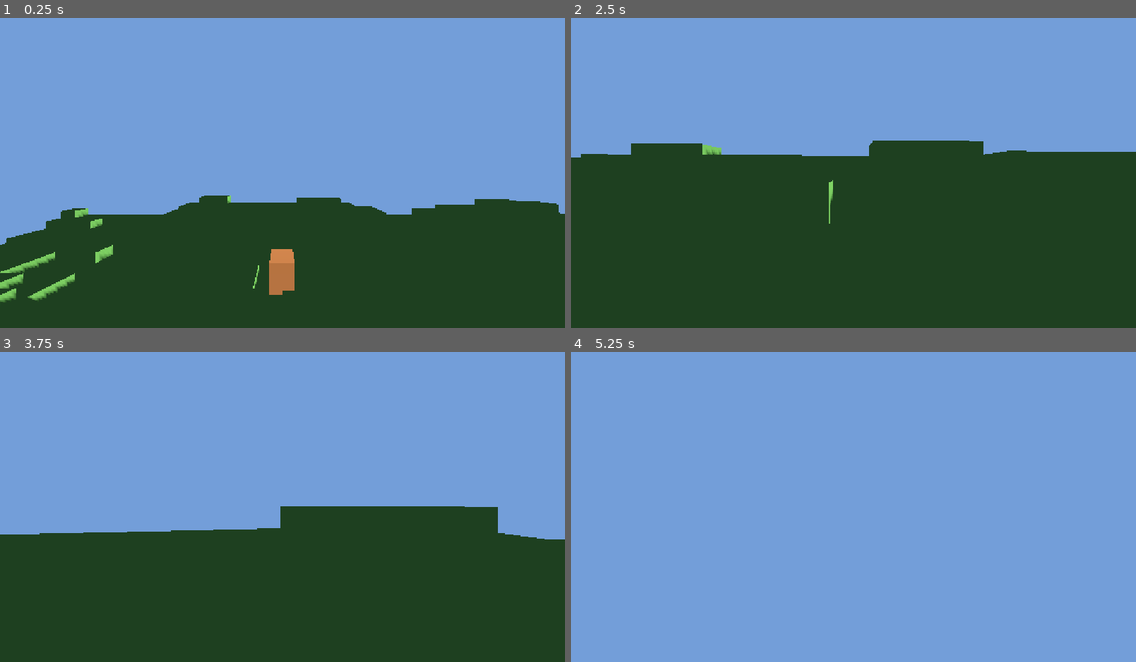
Above: before the commit, frames 1-4 (two rows, left to right).
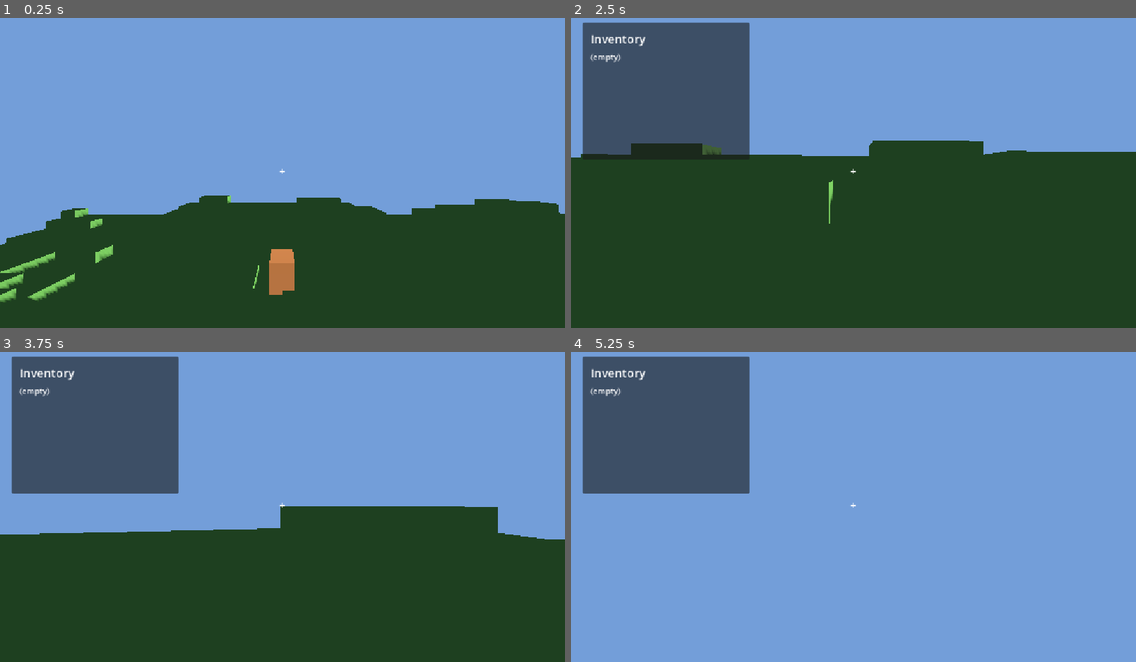
Above: after the commit, the same moments.

Repository: Tubaleviao/project-nihon
Game: Godot game, scene res://Main.tscn
Two runs of this game, one before a commit and one after it. Both use one fixed random seed, a clock stepped at 60 frames per second and the inputs below.
Inputs (mouse positions are in pixels of both pictures, inside the frame that each line leads up to):
- Up to frame 1 (0.25 s): no input
- Up to frame 2 (2.5 s): tap Enter (ui_accept) at 0.5, 0.77, 1.52 s; move the mouse to (881, 166) at 0.52 s; hold W from 0.53 s (still down); tap I at 0.6, 1.35, 2.3 s; click (881, 166) at 0.67 s; move the mouse to (825, 169) at 1.27 s; click (825, 169) at 1.42 s; move the mouse to (864, 163) at 2.02 s; tap F at 2.1 s; click (864, 163) at 2.17 s
- Up to frame 3 (3.75 s): keep holding W; tap Enter (ui_accept) at 2.75, 3.02 s; move the mouse to (276, 507) at 2.77 s; tap I at 2.85, 3.6 s; click (276, 507) at 2.92 s; move the mouse to (322, 507) at 3.52 s; click (322, 507) at 3.67 s
- Up to frame 4 (5.25 s): keep holding W; tap Enter (ui_accept) at 3.77, 4.52, 5 s; move the mouse to (808, 500) at 4.27 s; tap F at 4.35 s; click (808, 500) at 4.42 s; tap I at 4.55, 5.1 s; move the mouse to (859, 503) at 5.02 s; click (859, 503) at 5.17 s

The runs differ from the first frame. In frame 1, less than 0.1% of the frame differs, in the area x 49-51%, y 48-51%; in frame 2, 12%; in frame 3, 13%, in the area x 2-51%, y 1-51%; in frame 4, 13%.

Commit message:
feat(slices): aim-to-pick loot with item name HUD and inventory window (I)

Diff:
--- a/src/core/bus.gd
+++ b/src/core/bus.gd
@@ -97,6 +97,10 @@
 ## Emitted by LootSlice when a pickup despawns without being collected.
 signal loot_expired(pickup_id: String)
 
+## Request to pick up a world pickup (emitted by PlayerSlice when the player
+## aims at a pickup and clicks). Carries the LootSlice pickup id.
+signal pickup_requested(pickup_id: String)
+
 # ---------------------------------------------------------------------------
 # Inventory
 # ---------------------------------------------------------------------------
--- a/src/inventory/inventory_slice.gd
+++ b/src/inventory/inventory_slice.gd
@@ -2,11 +2,11 @@
 ## Inventory slice — collects nearby loot pickups and tracks carried items.
 ##
 ## Plug contract (GameBus signals consumed / emitted):
-##   IN  : player_state_changed(payload)          — used for player position
+##   IN  : pickup_requested(pickup_id)            — player aims at a pickup and clicks
 ##   OUT : item_picked_up(item_id, quantity)
 ##         inventory_full()
-## Pickups are auto-collected by polling loot_slice.get_pickups_near() every
-## physics tick (within PICKUP_RADIUS) rather than listening to loot_dropped.
+## Pickups are collected on demand: PlayerSlice raycasts for the aimed pickup and
+## emits pickup_requested; this slice resolves the item via loot_slice and adds it.
 ##
 ## Public API:
 ##   get_contents()                   -> Dictionary  { item_id: quantity }
@@ -19,7 +19,6 @@
 ## the fabric-documented defaults (30 slots, 50 kg) as compile-time constants.
 const MAX_SLOTS    := 30      # PlayerCharacter.maxSlots defaultValue in fabric
 const MAX_WEIGHT   := 50.0   # PlayerCharacter.maxWeightKg defaultValue in fabric
-const PICKUP_RADIUS := 2.0   # metres — auto-collect within this range
 
 ## Weights for raw creature drops that are not fabric items (no .tres resource).
 ## Values are authoritative design decisions; any change starts in this table.
@@ -59,15 +58,17 @@
 var _current_weight: float = 0.0
 var _is_full: bool = false
 
-## Player's last known world position — updated by player_state_changed.
-var _player_pos: Vector3 = Vector3.ZERO
-
 ## Reference to LootSlice, set by game_root at startup.
 var loot_slice: Node = null
 
+## Inventory UI (toggled with "I").
+var _ui_layer: CanvasLayer = null
+var _items_label: Label = null
+
 func _ready() -> void:
 	_build_weight_cache()
-	GameBus.player_state_changed.connect(_on_player_state_changed)
+	GameBus.pickup_requested.connect(_on_pickup_requested)
+	_build_inventory_ui()
 
 func get_contents() -> Dictionary:
 	return _contents.duplicate()
@@ -90,21 +91,24 @@
 	else:
 		_contents[item_id] = have - quantity
 	_is_full = false
+	_refresh_inventory_ui()
 	return true
 
 # ---------------------------------------------------------------------------
 # Private
 # ---------------------------------------------------------------------------
 
-func _on_player_state_changed(payload: Dictionary) -> void:
-	_player_pos = payload.get("position", _player_pos)
-
-func _physics_process(_delta: float) -> void:
-	if loot_slice == null or _is_full:
-		return
-	# Auto-collect any pickup the player has walked within range of.
-	for p in loot_slice.get_pickups_near(_player_pos, PICKUP_RADIUS):
-		_try_pickup(p["id"], p["item_id"], p["quantity"])
+func _input(event: InputEvent) -> void:
+	if event is InputEventKey and event.pressed and event.keycode == KEY_I:
+		_toggle_inventory()
+
+func _on_pickup_requested(pickup_id: String) -> void:
+	if loot_slice == null:
+		return
+	var p: Dictionary = loot_slice.get_pickup(pickup_id)
+	if p.is_empty():
+		return
+	_try_pickup(pickup_id, p["item_id"], p["quantity"])
 
 func _try_pickup(pickup_id: String, item_id: String, quantity: int) -> void:
 	if _is_full:
@@ -142,6 +146,7 @@
 	GameBus.item_picked_up.emit(item_id, quantity)
 	print("InventorySlice: picked up %s ×%d  (%.1f/%.1f kg  %d/%d slots)" % [
 		item_id, quantity, _current_weight, MAX_WEIGHT, _contents.size(), MAX_SLOTS])
+	_refresh_inventory_ui()
 
 	# Re-check full state after pickup.
 	if _contents.size() >= MAX_SLOTS or _current_weight >= MAX_WEIGHT:
@@ -162,3 +167,60 @@
 
 func _item_weight(item_id: String) -> float:
 	return _item_weight_cache.get(item_id, DEFAULT_WEIGHT)
+
+# ---------------------------------------------------------------------------
+# Inventory UI
+# ---------------------------------------------------------------------------
+
+func _build_inventory_ui() -> void:
+	_ui_layer = CanvasLayer.new()
+	_ui_layer.name = "InventoryUI"
+	_ui_layer.layer = 20
+	_ui_layer.visible = false
+
+	var panel := PanelContainer.new()
+	panel.position = Vector2(24, 24)
+	panel.custom_minimum_size = Vector2(340, 280)
+	_ui_layer.add_child(panel)
+
+	var margin := MarginContainer.new()
+	margin.add_theme_constant_override("margin_left", 16)
+	margin.add_theme_constant_override("margin_right", 16)
+	margin.add_theme_constant_override("margin_top", 16)
+	margin.add_theme_constant_override("margin_bottom", 16)
+	panel.add_child(margin)
+
+	var vbox := VBoxContainer.new()
+	vbox.add_theme_constant_override("separation", 8)
+	margin.add_child(vbox)
+
+	var title := Label.new()
+	title.text = "Inventory"
+	title.add_theme_font_size_override("font_size", 24)
+	vbox.add_child(title)
+
+	_items_label = Label.new()
+	_items_label.add_theme_font_size_override("font_size", 16)
+	vbox.add_child(_items_label)
+
+	add_child(_ui_layer)
+	_refresh_inventory_ui()
+
+func _toggle_inventory() -> void:
+	if _ui_layer == null:
+		return
+	_refresh_inventory_ui()
+	_ui_layer.visible = not _ui_layer.visible
+
+func _refresh_inventory_ui() -> void:
+	if _items_label == null:
+		return
+	if _contents.is_empty():
+		_items_label.text = "(empty)"
+		return
+	var keys: Array = _contents.keys()
+	keys.sort()
+	var lines: Array = []
+	for item_id in keys:
+		lines.append("%s ×%d" % [item_id, _contents[item_id]])
+	_items_label.text = "\n".join(lines)
--- a/src/loot/loot_slice.gd
+++ b/src/loot/loot_slice.gd
@@ -18,6 +18,10 @@
 ## DESPAWN_SECONDS matches LootTable.despawnSeconds defaultValue in the fabric
 ## (fabric/gameplay/loot.js). If the fabric value changes, update this constant.
 const DESPAWN_SECONDS := 120.0  # LootTable.despawnSeconds defaultValue
+
+## Physics layer for pickup bodies (layer 3 / bit 2). PlayerSlice aims with a
+## ray whose collision mask targets this layer.
+const PICKUP_COLLISION_LAYER := 4
 
 ## Loot tables keyed by creature entity id (matches GameData.CREATURES keys).
 const LOOT_TABLES: Dictionary = {
@@ -100,6 +104,12 @@
 	if p.has("body") and p["body"] != null:
 		p["body"].queue_free()
 	return p
+
+## Return the pickup record for an id without consuming it (empty dict if unknown).
+func get_pickup(pickup_id: String) -> Dictionary:
+	if not _pickups.has(pickup_id):
+		return {}
+	return _pickups[pickup_id]
 
 # ---------------------------------------------------------------------------
 # Private
@@ -126,7 +136,7 @@
 			var pid := "pickup_%d" % _next_id
 			_next_id += 1
 			# Build a visible body so the item actually appears on the ground.
-			var body := _make_pickup_visual(entry["item_id"], position)
+			var body := _make_pickup_visual(pid, entry["item_id"], position)
 			add_child(body)
 			_pickups[pid] = {
 				"item_id":    entry["item_id"],
@@ -158,7 +168,7 @@
 # ---------------------------------------------------------------------------
 
 ## Build a small coloured box so a dropped item is visible in the world.
-func _make_pickup_visual(item_id: String, pos: Vector3) -> Node3D:
+func _make_pickup_visual(pid: String, item_id: String, pos: Vector3) -> Node3D:
 	var node := Node3D.new()
 	node.name = "Pickup_%s" % item_id
 	node.position = pos
@@ -175,6 +185,21 @@
 	mesh.material_override = mat
 
 	node.add_child(mesh)
+
+	# Collision body so the player's aim ray can detect this pickup.
+	var col_body := StaticBody3D.new()
+	col_body.collision_layer = PICKUP_COLLISION_LAYER
+	col_body.collision_mask = 0
+	col_body.set_meta("pickup_id", pid)
+	col_body.set_meta("item_id", item_id)
+	var shape := CollisionShape3D.new()
+	var box_shape := BoxShape3D.new()
+	box_shape.size = Vector3(0.4, 0.4, 0.4)
+	shape.shape = box_shape
+	shape.position = Vector3(0.0, 0.2, 0.0)
+	col_body.add_child(shape)
+	node.add_child(col_body)
+
 	return node
 
 ## Deterministic per-item colour so the same item always looks the same.
--- a/src/player/player_slice.gd
+++ b/src/player/player_slice.gd
@@ -19,6 +19,8 @@
 const CAMERA_PITCH_MAX :=  80.0
 const SYNC_INTERVAL := 30     # physics ticks between network sync broadcasts
 const ATTACK_RANGE := 3.0     # metres — melee interaction radius
+const PICKUP_RANGE := 8.0     # metres — how far the player can aim-pick
+const PICKUP_COLLISION_MASK := 4   # layer 3 (bit 2) — matches loot pickup bodies
 
 const MAX_HP := 100.0
 
@@ -30,11 +32,18 @@
 var _sync_tick: int = 0
 var _alive: bool = true
 
+## Aim raycast state + HUD.
+var _hud: CanvasLayer = null
+var _aim_label: Label = null
+var _aimed_pickup_id: String = ""
+var _aimed_item_id: String = ""
+
 ## Set by game_root after all slices are instantiated.
 var creature_slice: Node = null
 
 func _ready() -> void:
 	_build_body()
+	_build_hud()
 	Input.set_mouse_mode(Input.MOUSE_MODE_CAPTURED)
 
 func _physics_process(delta: float) -> void:
@@ -45,6 +54,9 @@
 	if _sync_tick >= SYNC_INTERVAL:
 		_sync_tick = 0
 		_broadcast_state()
+
+func _process(_delta: float) -> void:
+	_update_aim()
 
 func _input(event: InputEvent) -> void:
 	if event is InputEventMouseMotion and Input.mouse_mode == Input.MOUSE_MODE_CAPTURED:
@@ -62,9 +74,13 @@
 				Input.set_mouse_mode(Input.MOUSE_MODE_VISIBLE)
 			else:
 				Input.set_mouse_mode(Input.MOUSE_MODE_CAPTURED)
-	# Left-click or F key → melee attack the nearest creature in range.
+	# Left-click: pick up an aimed item if there is one, otherwise attack.
 	if event is InputEventMouseButton and event.pressed and event.button_index == MOUSE_BUTTON_LEFT:
-		_try_attack()
+		if _aimed_pickup_id != "":
+			_try_pickup_aimed()
+		else:
+			_try_attack()
+	# F key → melee attack the nearest creature in range.
 	if event is InputEventKey and event.pressed and event.keycode == KEY_F:
 		_try_attack()
 
@@ -182,3 +198,91 @@
 	var creature_id: String = creature_slice.get_instance_creature_id(target_id)
 	print("PlayerSlice: attacking %s [%s]" % [creature_id, target_id])
 	GameBus.combat_round_requested.emit("player", target_id)
+
+# ---------------------------------------------------------------------------
+# Aim + pickup
+# ---------------------------------------------------------------------------
+
+func _build_hud() -> void:
+	_hud = CanvasLayer.new()
+	_hud.name = "HUD"
+	_hud.layer = 10
+
+	# Crosshair at screen centre (aim reference point).
+	var crosshair := Label.new()
+	crosshair.name = "Crosshair"
+	crosshair.text = "+"
+	crosshair.anchor_left = 0.5
+	crosshair.anchor_right = 0.5
+	crosshair.anchor_top = 0.5
+	crosshair.anchor_bottom = 0.5
+	crosshair.offset_left = -12.0
+	crosshair.offset_right = 12.0
+	crosshair.offset_top = -12.0
+	crosshair.offset_bottom = 12.0
+	crosshair.horizontal_alignment = HORIZONTAL_ALIGNMENT_CENTER
+	crosshair.vertical_alignment = VERTICAL_ALIGNMENT_CENTER
+	crosshair.add_theme_font_size_override("font_size", 22)
+	_hud.add_child(crosshair)
+
+	# Aimed item name (shown only when a pickup is under the crosshair).
+	var aim_label := Label.new()
+	aim_label.name = "AimLabel"
+	aim_label.anchor_left = 0.5
+	aim_label.anchor_right = 0.5
+	aim_label.anchor_top = 0.5
+	aim_label.anchor_bottom = 0.5
+	aim_label.offset_left = -200.0
+	aim_label.offset_right = 200.0
+	aim_label.offset_top = 28.0
+	aim_label.offset_bottom = 56.0
+	aim_label.horizontal_alignment = HORIZONTAL_ALIGNMENT_CENTER
+	aim_label.add_theme_font_size_override("font_size", 20)
+	aim_label.visible = false
+	_hud.add_child(aim_label)
+	_aim_label = aim_label
+
+	add_child(_hud)
+
+func _update_aim() -> void:
+	var pid := ""
+	var item_id := ""
+	if _camera != null and _alive:
+		var viewport := _camera.get_viewport()
+		if viewport != null:
+			var center := viewport.get_visible_rect().size * 0.5
+			var from := _camera.project_ray_origin(center)
+			var to := from + _camera.project_ray_normal(center) * PICKUP_RANGE
+			var space := _camera.get_world_3d().direct_space_state
+			var query := PhysicsRayQueryParameters3D.create(from, to, PICKUP_COLLISION_MASK)
+			query.collide_with_areas = false
+			query.collide_with_bodies = true
+			var hit := space.intersect_ray(query)
+			if not hit.is_empty():
+				var collider = hit.get("collider")
+				if collider != null and collider.has_meta("pickup_id"):
+					pid = str(collider.get_meta("pickup_id"))
+					item_id = str(collider.get_meta("item_id"))
+	_aimed_pickup_id = pid
+	_aimed_item_id = item_id
+	_update_aim_hud()
+
+func _update_aim_hud() -> void:
+	if _aim_label == null:
+		return
+	if _aimed_item_id == "":
+		_aim_label.text = ""
+		_aim_label.visible = false
+	else:
+		_aim_label.text = "Pick up: %s" % _aimed_item_id
+		_aim_label.visible = true
+
+func _try_pickup_aimed() -> void:
+	var pid := _aimed_pickup_id
+	if pid == "":
+		return
+	print("PlayerSlice: picking up %s [%s]" % [_aimed_item_id, pid])
+	GameBus.pickup_requested.emit(pid)
+	_aimed_pickup_id = ""
+	_aimed_item_id = ""
+	_update_aim_hud()
